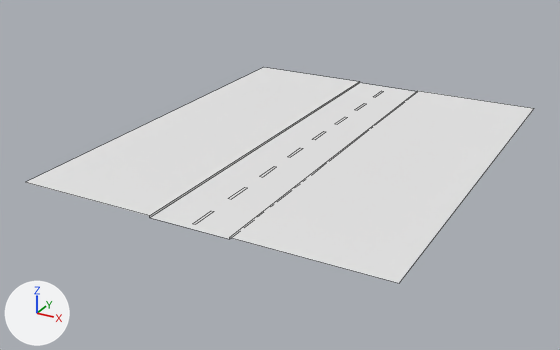
Renders of the FBX model Assets/Street Assets/Street.fbx from each side of a commit.
Both versions are drawn from a 50 mm lens placed at (60.9, -122.3, 53.2), pointed at (-3.8, -4.7, -5.6). Lighting does not change. The marker at lower left points along +X, +Y and +Z. Mesh edges are drawn as thin lines. Where no turn or scale is listed for an object, it has been applied to the vertices.

The older version as bpy lines, for what is in view:
```python
me_plane_009 = bpy.data.meshes.new('Plane.009')
me_plane_009.from_pydata(...)  # 44 vertices, 13 faces; spans x -32.9..32.9, y -39.5..40.0, z 0.0..0.3
me_plane_009.materials.append(mat_street_001)  # its picture is missing
ob_street = bpy.data.objects.new('Street', me_plane_009)
ob_street.location = (0.0, 0.0, 0.0)
```
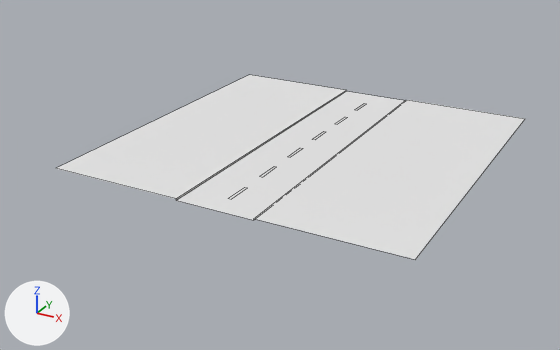
Where the newer file only moved an object's origin or applied its transform, the numbers keep the older frame.

Location of each change, (x1, y1, x2, y2) in pixels of the pictures (560 x 350 px; the box of a moved part takes in the faces that stretch with it):
'Street', reshaped (8% narrower, 14% shorter)
    before: (26, 67, 534, 283)
    after: (56, 75, 525, 260)
part 1 of me_plane_009, moved or reshaped
    before: (26, 67, 534, 283)
    after: (56, 75, 525, 260)
part 2 of me_plane_009, deleted
    before: (193, 211, 214, 224)

The edits, one by one:
me_plane_009 has 44 vertices, 13 faces and spans x -32.9..32.9, y -39.5..40.0, z 0.0..0.3.
me_plane_009 is used by ob_street; location (0.0, 0.0, 0.0).
me_plane_009 part 1: the loose piece of 12 vertices spanning x -32.9..32.9, y -39.5..40.0, z 0.0..0.3 is scaled about its middle by (0.994, 0.821, 1), then moved by (0.0, -0.3, 0.0).
me_plane_009 part 2: the loose piece of 4 vertices spanning x -0.3..0.3, y -38.0..-33.0, z 0.0 is deleted.
